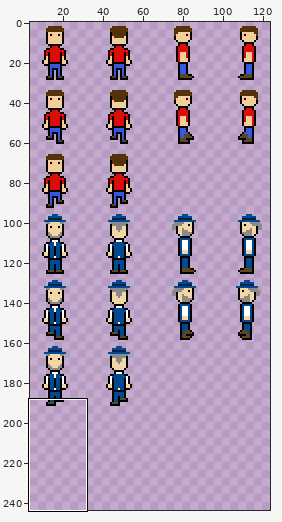
Edited in one commit: sprite sheet (res/characterSheet.png). The first picture is a wide view before the edit; the outline marks the close-up.
Close-up. Old version:
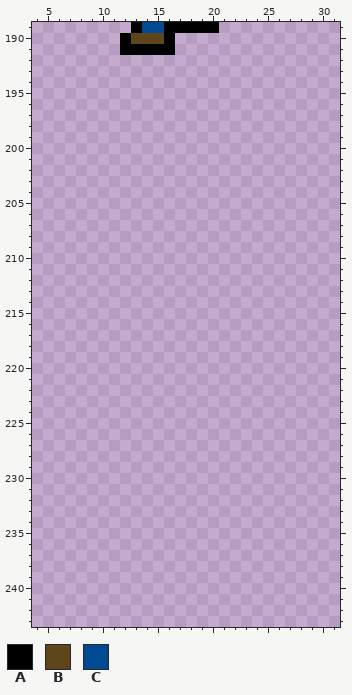
The file is 256x256 pixels. Pixels under 10% opacity are left out. Colours within 5 levels of each other are drawn and written as one. Shown: x 4..31, y 189..243. The wide view leaves out empty margins.
Palette (. is transparent): A #000000  B #5f461a  C #014990
Pixels before, first column x 12:
189 .ACCAAAAA
190 ABBBA....
191 AAAAA....
Now the later version:
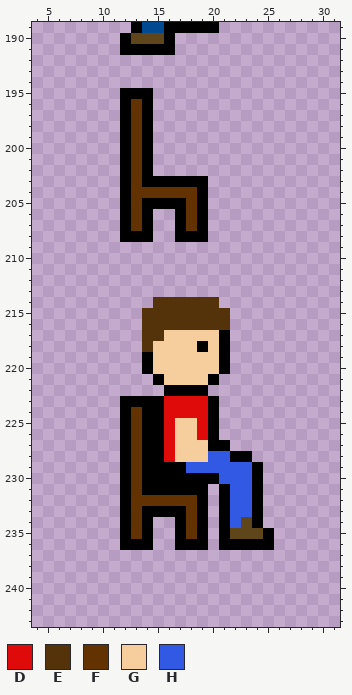
Colours new in this view: D #df0a0a  E #54320a  F #623301  G #f6ce9e  H #3259e4
Diff:
y 195: x 12..14 ... -> AAA
y 196..202: x 12..14 ... -> AFA
y 203: x 12..19 ........ -> AFAAAAAA
y 204: x 12..19 ........ -> AFFFFFFA
y 205: x 12..19 ........ -> AFAAAAFA
y 206..207: x 12..14 ... -> AFA; x 17..19 ... -> AFA
y 208: x 12..14 ... -> AAA; x 17..19 ... -> AAA
y 214: x 15..20 ...... -> EEEEEE
y 215..216: x 14..21 ........ -> EEEEEEEE
y 217: x 14..21 ........ -> EEGGGGGA
y 218: x 14..21 ........ -> EGGGGAGA
y 219..220: x 14..21 ........ -> AGGGGGGA
y 221: x 15..20 ...... -> AGGGGA
y 222: x 16..19 .... -> AAAA
y 223: x 12..20 ......... -> AAAADDDDA
y 224: x 12..20 ......... -> AFAADDDDA
y 225..226: x 12..20 ......... -> AFAADGGDA
y 227: x 12..21 .......... -> AFAADGGGAA
y 228: x 12..23 ............ -> AFAADGGGHHAA
y 229: x 12..24 ............. -> AFAAAAHHHHHHA
y 230: x 12..24 ............. -> AFAAAAAAAHHHA
y 231: x 12..19 ........ -> AFAAAAAA; x 21..24 .... -> AHHA
y 232: x 12..19 ........ -> AFFFFFFA; x 21..24 .... -> AHHA
y 233: x 12..19 ........ -> AFAAAAFA; x 21..24 .... -> AHHA
y 234: x 12..14 ... -> AFA; x 17..19 ... -> AFA; x 21..24 .... -> AHBA
y 235: x 12..14 ... -> AFA; x 17..19 ... -> AFA; x 21..25 ..... -> ABBBA
y 236: x 12..14 ... -> AAA; x 17..19 ... -> AAA; x 21..25 ..... -> AAAAA
